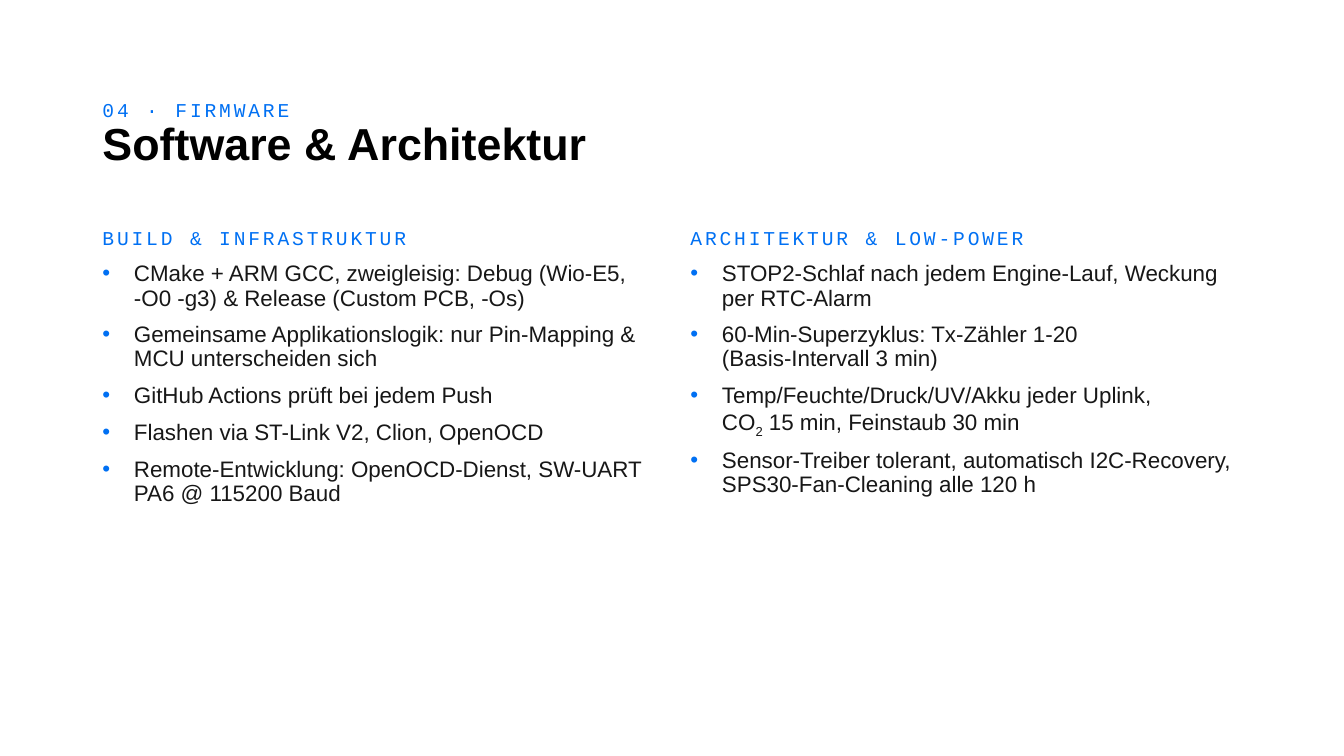
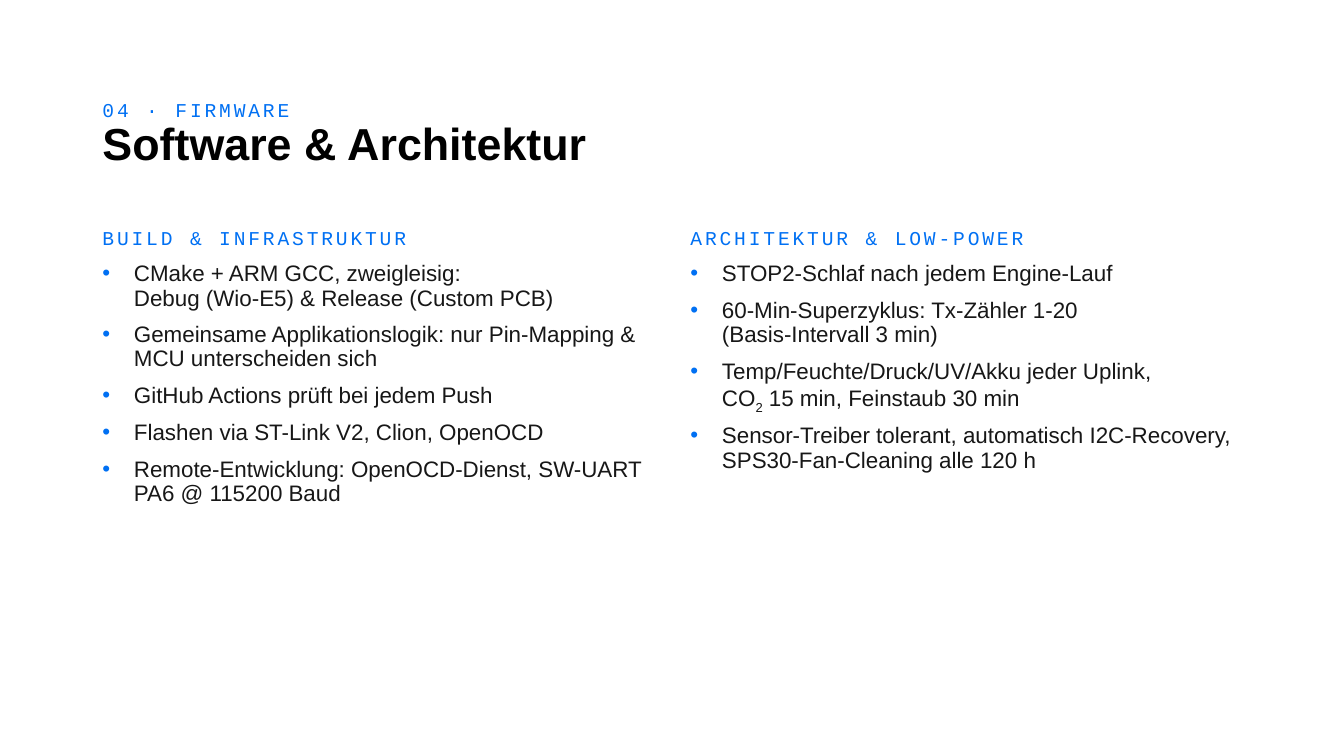
Before and after one commit to TexhFexLabs/HydroNodeStation, a slide deck: slide 5 of doc/study-documentation/dapi_presentation.pptx. Drawn at 1344x756 pixels with LibreOffice and Linux fonts; fonts in the diff are those of the drawing; background and template pictures are left out. Boxes give left, top, right and bottom in pixels: in the first picture for what was removed or moved away, otherwise in the second. Text is boxed around its words. In the diff, an @@ line names an element or a change of style, - is before the commit and + after.

```diff
--- a/doc/study-documentation/dapi_presentation.pptx
+++ b/doc/study-documentation/dapi_presentation.pptx
@@ text at bbox=[134, 264, 553, 311]: text changed @@
-• CMake + ARM GCC, zweigleisig: Debug (Wio-E5, -O0 -g3) & Release (Custom PCB, -Os)
+• CMake + ARM GCC, zweigleisig:
+  Debug (Wio-E5) & Release (Custom PCB)
@@ text at bbox=[722, 264, 1112, 286]: text changed @@
-• STOP2-Schlaf nach jedem Engine-Lauf, Weckung per RTC-Alarm
+• STOP2-Schlaf nach jedem Engine-Lauf
```
Also in this commit, not shown: 5 other slides changed.
